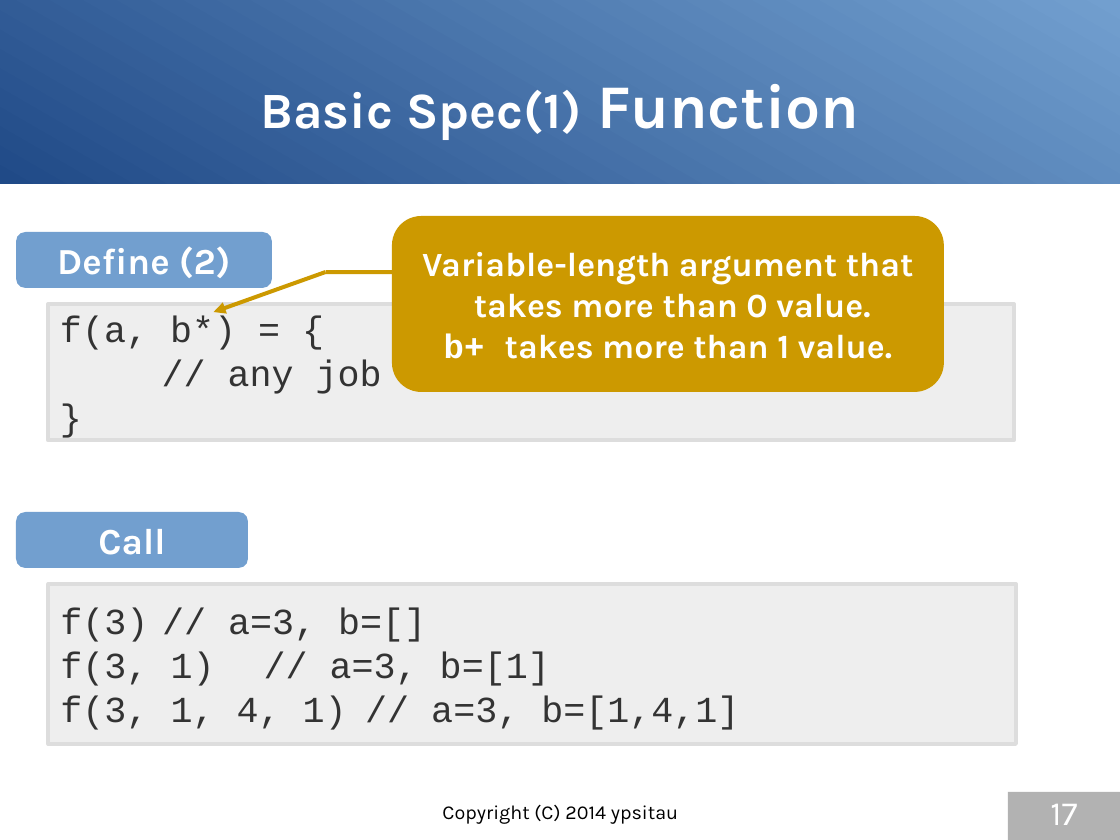
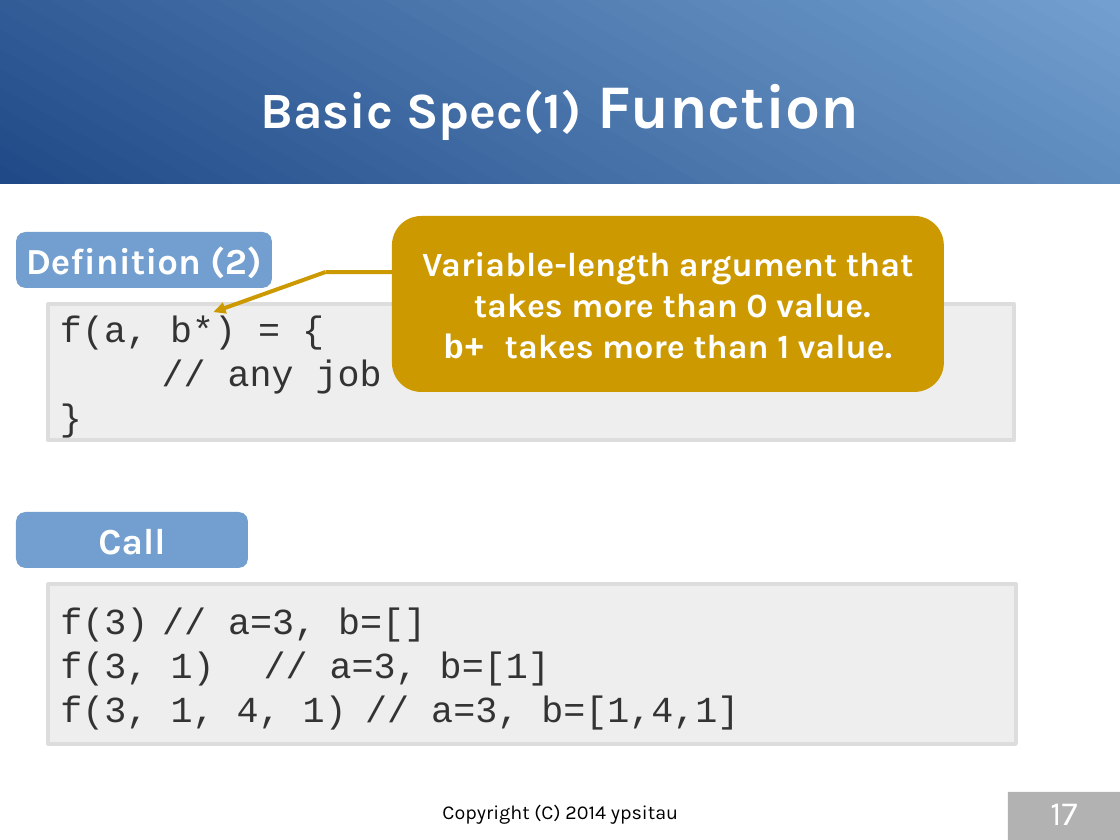
Before and after one commit to gura-lang/gura-doc, a slide deck: slide 17 of presentation/gura-introduction-e.odp. Drawn at 1120x840 pixels with LibreOffice and Linux fonts; fonts in the diff are those of the drawing. Boxes give left, top, right and bottom in pixels: in the first picture for what was removed or moved away, otherwise in the second. Text is boxed around its words. In the diff, an @@ line names an element or a change of style, - is before the commit and + after.

```diff
--- a/presentation/gura-introduction-e.odp
+++ b/presentation/gura-introduction-e.odp
@@ text in rounded rectangle at <box>26,246,261,278</box>: text changed @@
-Define (2)
+Definition (2)
```
Also in this commit, not shown: 12 other slides changed, 1 other file.
